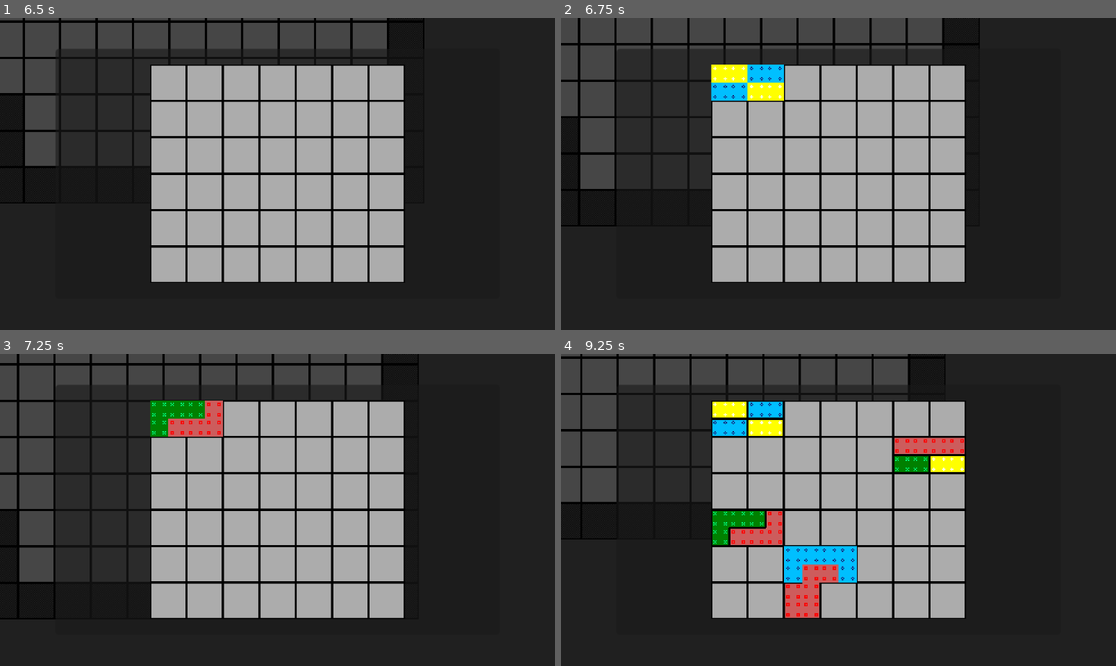
Above: before the commit, frames 1-4 (two rows, left to right).
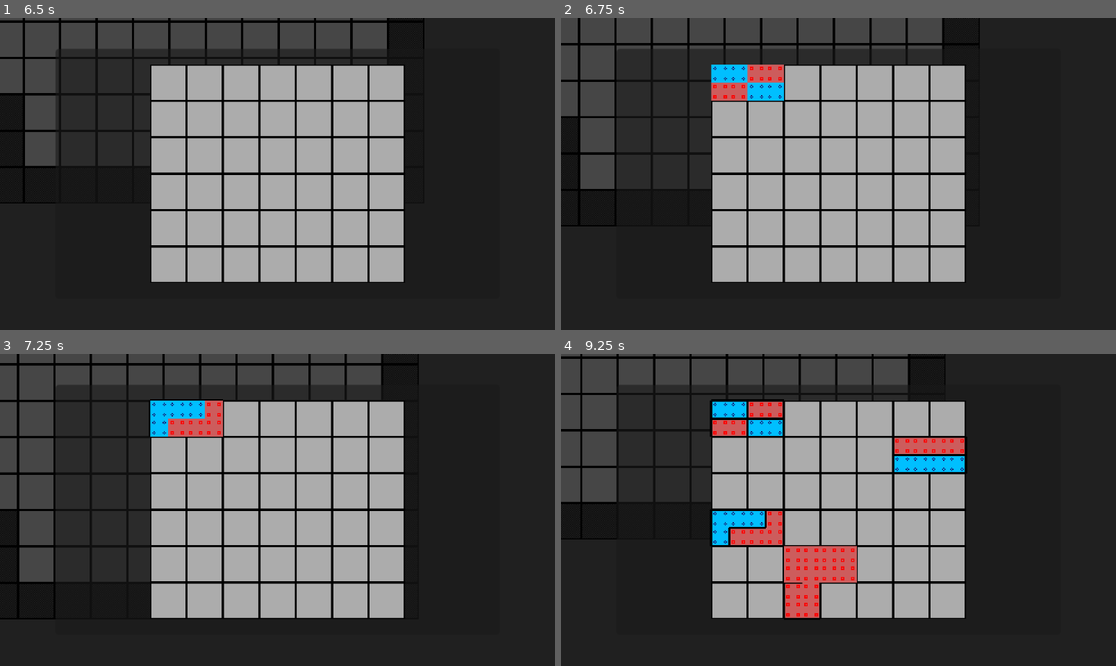
Above: after the commit, the same moments.

Repository: Valalcar/colour-connect
Game: Godot game, scene res://game.tscn
Two runs of this game, one before a commit and one after it. Both use one fixed random seed, a clock stepped at 60 frames per second and the inputs below.
Inputs (mouse positions are in pixels of both pictures, inside the frame that each line leads up to):
- Up to frame 1 (6.5 s): tap Enter at 0.5 s; move the mouse to (399, 158) at 0.52 s; hold Right (ui_right) 0.53-1.28 s; click (399, 158) at 0.6 s; move the mouse to (166, 189) at 1.27 s; hold Down (ui_down) 1.28-2.03 s; click (166, 189) at 1.35 s; move the mouse to (333, 105) at 2.02 s; hold Right (ui_right) 2.03-2.78 s; tap 0 (num0) at 2.1 s; click (333, 105) at 2.3 s; move the mouse to (249, 236) at 2.77 s; hold Up (ui_up) 2.78-3.53 s; tap 1 (num1) at 2.85 s; click (249, 236) at 3.05 s; move the mouse to (444, 220) at 3.52 s; hold Left (ui_left) 3.53-5.03 s; tap 9 (num9) at 3.6 s; click (444, 220) at 3.8 s; move the mouse to (111, 127) at 4.27 s; right-click (111, 127) at 4.35 s; click (111, 127) at 4.55 s; move the mouse to (305, 174) at 5.02 s; hold Down (ui_down) 5.03-5.78 s; click (305, 174) at 5.1 s; move the mouse to (194, 96) at 5.77 s; hold Right (ui_right) from 5.78 s (still down); click (194, 96) at 5.85 s
- Up to frame 2 (6.75 s): move the mouse to (960, 158) at 6.52 s; release Right (ui_right) at 6.53 s; hold Up (ui_up) from 6.53 s (still down); tap 0 (num0) at 6.6 s
- Up to frame 3 (7.25 s): keep holding Up (ui_up); click (399, 494) at 6.8 s
- Up to frame 4 (9.25 s): move the mouse to (727, 525) at 7.27 s; release Up (ui_up) at 7.28 s; hold Right (ui_right) 7.28-8.03 s; tap 1 (num1) at 7.35 s; click (727, 525) at 7.55 s; move the mouse to (894, 441) at 8.02 s; hold Down (ui_down) 8.03-8.78 s; tap 9 (num9) at 8.1 s; click (894, 441) at 8.3 s; move the mouse to (810, 572) at 8.77 s; hold Left (ui_left) from 8.78 s (still down); right-click (810, 572) at 8.85 s; click (810, 572) at 9.05 s

Frame 1 is identical in both runs. In frame 2, 1.5% of the frame differs, in the area x 27-41%, y 14-27%; in frame 3, 0.8%; in frame 4, 3.9%, in the area x 26-73%, y 14-86%.
Error in both runs: Trying to assign value of type 'Nil' to a variable of type 'Vector2i'. (res://SquaresBoard/planet-board.gd:60)

Commit message:
Implemented grouping of adjascent cells of same colors

Diff:
--- /dev/null
+++ b/SquaresBoard/Data/section-color-group.gd
@@ -0,0 +1,5 @@
+class_name SectionColorGroup
+extends Resource
+
+@export var color: String
+@export var cells_count: int
--- /dev/null
+++ b/SquaresBoard/SectionBoard/pieces_placement_layer.gd
@@ -0,0 +1,120 @@
+class_name PiecesPlacementLayer
+extends TileMapLayer
+
+signal grouping_recalculated(groups: Array[SectionColorGroup])
+
+const NEIGHBORS : Array[TileSet.CellNeighbor] = \
+	[TileSet.CELL_NEIGHBOR_RIGHT_SIDE, TileSet.CELL_NEIGHBOR_BOTTOM_SIDE, TileSet.CELL_NEIGHBOR_LEFT_SIDE, TileSet.CELL_NEIGHBOR_TOP_SIDE]
+
+@onready var border_layer: SquaresBorderLayer = $"../BorderLayer"
+
+## List the groups present
+# key: group identifier - one of the group cells
+# value: Array[Vector2i] - list of cells belonging to group
+var color_groups = {}
+
+## Map to each group, each cell belongs
+# key: cell Vector2i
+# value: Vector2i - group identifier
+var cells_group = {}
+
+func remap_groups(new_cells: Array[Vector2i]) -> void:
+	var unmaped_cells = new_cells.duplicate()
+	for cell in new_cells:
+		var cell_color = get_cell_atlas_coords(cell)
+		var similar_neighbors : Array[Vector2i] = []
+		for neighbor in NEIGHBORS:
+			var neighbor_cell = get_neighbor_cell(cell, neighbor)
+			##dont count cells in group that haven't been mapped yet
+			if !unmaped_cells.has(neighbor_cell):
+				var neighbor_color = get_cell_atlas_coords(neighbor_cell)
+				if cell_color == neighbor_color:
+					similar_neighbors.push_back(neighbor_cell)
+		unmaped_cells.erase(cell)
+
+		if similar_neighbors.is_empty():
+			##Create new group
+			color_groups[cell] = [cell]
+			cells_group[cell] = cell
+		elif similar_neighbors.size() == 1:
+			##add cell to group
+			var group = cells_group[similar_neighbors.front()]
+			color_groups[group].push_back(cell)
+			cells_group[cell] = group
+		else:
+			var group = cells_group[similar_neighbors.front()]
+			color_groups[group].push_back(cell)
+			cells_group[cell] = group
+			join_groups(similar_neighbors)
+
+	#TODO Rework to reuse the loop:
+	# Borders need to be mapped alongside neighbors, while groups don't
+	remap_borders(new_cells)
+
+	build_groups_dic()
+
+func build_groups_dic() -> void:
+	const CELL_COLOUR_MAP = {
+		Vector2i(0, 0): "Red",
+		Vector2i(1, 1): "Green",
+		Vector2i(1, 0): "Blue",
+		Vector2i(0, 1): "Yellow"
+	}
+	var groups_results : Array[SectionColorGroup] = []
+	for g in color_groups:
+		var atlas = get_cell_atlas_coords(g)
+		var color = CELL_COLOUR_MAP[atlas]
+		var s = color_groups[g].size()
+		var group_result = SectionColorGroup.new()
+		group_result.color = color
+		group_result.cells_count = s
+		groups_results.push_back(group_result)
+	grouping_recalculated.emit(groups_results)
+
+func join_groups(cells_from_groups: Array[Vector2i]):
+	var groups = cells_from_groups.map(func (c): return cells_group[c])
+	var result_group = groups.pop_front()
+	for group in groups:
+		if group != result_group && color_groups.has(group):
+			for cell in color_groups[group]:
+				color_groups[result_group].push_back(cell)
+				cells_group[cell] = result_group
+			color_groups.erase(group)
+
+func remap_borders(piece_cells: Array[Vector2i]):
+	var cells_to_map : Dictionary = get_cells_and_direct_neighbors(piece_cells)
+	var mapped_cells = {}
+	var cells_similar_neighbors = {}
+	for cell in cells_to_map:
+		var cell_color = get_cell_atlas_coords(cell)
+		var similar_neighbors = []
+		var similar_neighbors_cells = []
+		for neighbor in NEIGHBORS:
+			var neighbor_cell = get_neighbor_cell(cell, neighbor)
+			var neighbor_color = get_cell_atlas_coords(neighbor_cell)
+			if cell_color == neighbor_color:
+				similar_neighbors.push_back(neighbor)
+				similar_neighbors_cells.push_back(neighbor_cell)
+		mapped_cells[cell] = similar_neighbors_cells
+		cells_similar_neighbors[cell] = similar_neighbors
+	map_borders(cells_similar_neighbors)
+
+func get_cells_and_direct_neighbors(cell_group: Array[Vector2i]) -> Dictionary:
+	var cell_group_and_neighborhood = {}
+	for cell in cell_group:
+		cell_group_and_neighborhood[cell] = true
+		var neighbors = get_cell_neighbors(cell)
+		for neighbor in neighbors:
+			cell_group_and_neighborhood[neighbor] = true
+	return cell_group_and_neighborhood
+
+func get_cell_neighbors(cell: Vector2i) -> Array[Vector2i]:
+	var result : Array[Vector2i] = []
+	result.assign(NEIGHBORS.map(func (n): return get_neighbor_cell(cell, n)))
+	return result
+
+func map_borders(cells_connections: Dictionary) -> void:
+	for cell in cells_connections:
+		var connections : Array[TileSet.CellNeighbor] = []
+		connections.assign(cells_connections[cell])
+		border_layer.set_tile_borders(cell, connections);
--- a/SquaresBoard/SectionBoard/section-board.gd
+++ b/SquaresBoard/SectionBoard/section-board.gd
@@ -11,14 +11,14 @@
 }
 
 @onready var background_layer: SquaresBackgroundLayer = $BackgroundLayer
-@onready var pieces_placement_layer: TileMapLayer = $PiecesPlacementLayer
+@onready var pieces_placement_layer: PiecesPlacementLayer = $PiecesPlacementLayer
 @onready var piece_preview_layer: TileMapLayer = $PiecePreviewLayer
 @onready var border_layer: SquaresBorderLayer = $BorderLayer
 
 @export var section_data: SectionData
 
-var width: int = 15
-var height: int = 10
+var width: int = 8
+var height: int = 8
 
 var mouse_cell : Vector2i
 var current_piece : Array
@@ -70,7 +70,6 @@
 			var board_cell = (2*mouse_cell) + Vector2i(col_n, line_n)
 			var colour_piece = CELL_COLOUR_MAP[current_piece[line_n][col_n]]
 			piece_preview_layer.set_cell(board_cell, 0, colour_piece)
-	return
 
 func place_piece() -> void:
 	if (!check_piece()):
@@ -79,7 +78,9 @@
 	for preview_cell in placement_cells:
 		var atlas_cell = piece_preview_layer.get_cell_atlas_coords(preview_cell)
 		pieces_placement_layer.set_cell(preview_cell, 0, atlas_cell)
-	map_borders(placement_cells)
+	pieces_placement_layer.remap_groups(placement_cells)
+	pieces_placement_layer.remap_borders(placement_cells)
+
 	get_new_piece()
 
 func check_piece() -> bool:
@@ -103,32 +104,12 @@
 	current_piece = rotated_piece
 	return
 
-func map_borders(cells: Array[Vector2i]) -> void:
-	const neighbors : Array[TileSet.CellNeighbor] = \
-		[TileSet.CELL_NEIGHBOR_RIGHT_SIDE, TileSet.CELL_NEIGHBOR_BOTTOM_SIDE, TileSet.CELL_NEIGHBOR_LEFT_SIDE, TileSet.CELL_NEIGHBOR_TOP_SIDE]
-	var cells_to_map = cells;
-	var mapped_cells: Array[Vector2i] = []
-	var similar_neighbors: Array[TileSet.CellNeighbor] = []
-	while !cells_to_map.is_empty():
-		var cell = cells_to_map.pop_front()
-		var cell_color = pieces_placement_layer.get_cell_atlas_coords(cell)
-		similar_neighbors = []
-		for neighbor in neighbors:
-			var neighbor_cell = pieces_placement_layer.get_neighbor_cell(cell, neighbor)
-			var neighbor_color = pieces_placement_layer.get_cell_atlas_coords(neighbor_cell)
-			if neighbor_color == cell_color:
-				similar_neighbors.push_back(neighbor)
-				if !mapped_cells.has(neighbor_cell) && !cells_to_map.has(neighbor_cell):
-					cells_to_map.push_back(neighbor_cell)
-		border_layer.set_tile_borders(cell, similar_neighbors);
-		mapped_cells.push_back(cell)
-
 func get_new_piece() -> void:
 	var piece_types = [
 	[[0, 0, 1, 1],[2, 2, 3, 3]],
 	[[0, 1, 1, 2],[0, 3, 3, 2]]
 	]
-	var colour_options = ["R", "G", "B", "Y"]
+	var colour_options = ["R", "B"]#["R", "G", "B", "Y"]
 	var selected_colours = []
 	for i in range(4):
 		selected_colours.push_back(colour_options.pick_random())
--- a/SquaresBoard/SectionBoard/section-board.tscn
+++ b/SquaresBoard/SectionBoard/section-board.tscn
@@ -1,11 +1,12 @@
-[gd_scene load_steps=11 format=4 uid="uid://cmrnnlqm5l2tm"]
+[gd_scene load_steps=12 format=4 uid="uid://cmrnnlqm5l2tm"]
 
 [ext_resource type="Script" path="res://SquaresBoard/SectionBoard/section-board.gd" id="1_b8pw8"]
 [ext_resource type="Texture2D" uid="uid://cd40oatjop8ob" path="res://Assets/grey_square_pair_32.png" id="2_4usjl"]
 [ext_resource type="Script" path="res://SquaresBoard/SectionBoard/background_layer.gd" id="3_b4dkf"]
-[ext_resource type="TileSet" uid="uid://b6s1qy4iv8rit" path="res://SquaresBoard/shapes-tile-set.tres" id="4_2yo8n"]
+[ext_resource type="TileSet" uid="uid://b6s1qy4iv8rit" path="res://SquaresBoard/Data/shapes-tile-set.tres" id="4_2yo8n"]
 [ext_resource type="Texture2D" uid="uid://cphkikw2okayf" path="res://Assets/borders_16.png" id="4_qce67"]
 [ext_resource type="Script" path="res://SquaresBoard/SectionBoard/border_layer.gd" id="5_v1q04"]
+[ext_resource type="Script" path="res://SquaresBoard/SectionBoard/pieces_placement_layer.gd" id="5_waif8"]
 
 [sub_resource type="TileSetAtlasSource" id="TileSetAtlasSource_px684"]
 texture = ExtResource("2_4usjl")
@@ -66,6 +67,7 @@
 
 [node name="PiecesPlacementLayer" type="TileMapLayer" parent="."]
 tile_set = ExtResource("4_2yo8n")
+script = ExtResource("5_waif8")
 
 [node name="BorderLayer" type="TileMapLayer" parent="."]
 tile_set = SubResource("TileSet_y2mfq")
--- a/SquaresBoard/planet_board.tscn
+++ b/SquaresBoard/planet_board.tscn
@@ -3,7 +3,7 @@
 [ext_resource type="Script" path="res://SquaresBoard/planet-board.gd" id="1_daf7e"]
 [ext_resource type="Texture2D" uid="uid://cd40oatjop8ob" path="res://Assets/grey_square_pair_32.png" id="2_3cula"]
 [ext_resource type="PackedScene" uid="uid://c3eao8bt78rak" path="res://debug_camera.tscn" id="2_aww5i"]
-[ext_resource type="TileSet" uid="uid://b6s1qy4iv8rit" path="res://SquaresBoard/shapes-tile-set.tres" id="3_o3vf3"]
+[ext_resource type="TileSet" uid="uid://b6s1qy4iv8rit" path="res://SquaresBoard/Data/shapes-tile-set.tres" id="3_o3vf3"]
 
 [sub_resource type="TileSetAtlasSource" id="TileSetAtlasSource_8va2f"]
 texture = ExtResource("2_3cula")
--- a/camera_2d.gd
+++ b/camera_2d.gd
@@ -17,7 +17,6 @@
 	var size_ratio = (viewport_size * 0.7) / (32 * section_size)
 	var zoom_change = min(size_ratio.x, size_ratio.y)
 	zoom = Vector2(zoom_change, zoom_change)
-	print(zoom_change)
 
 	section_panel.size = (viewport_size / zoom_change)*0.8
 	section_panel.position = -section_panel.size/2
Renamed: SquaresBoard/shapes-tile-set.tres -> SquaresBoard/Data/shapes-tile-set.tres
